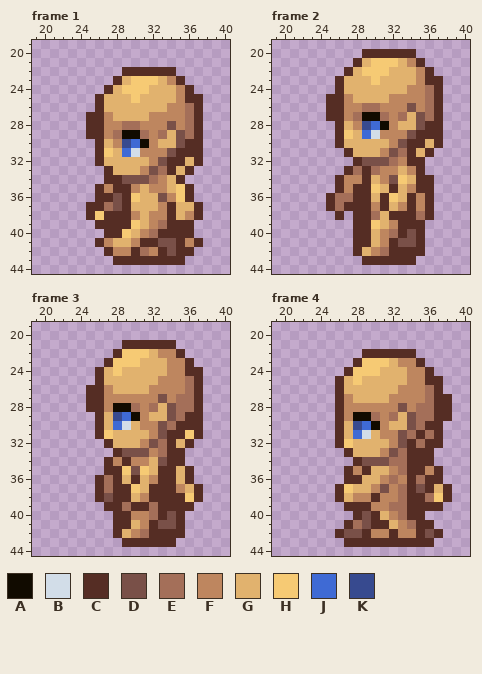
Edited in one commit: pixel-art file (RPGO.Editor/Resources/Персонаж Безоружный/All_Walk.aseprite). Above, as it was before the edit.
64x64 pixels, 6 frames. Shown: frame 1: x 19..40, y 19..44; frame 2: x 19..40, y 19..44; frame 3: x 19..40, y 19..44; frame 4: x 19..40, y 19..44. The commit also changed other frames, which this record leaves out.
Visible layers, top first: "Walk_Left", "Walk_Top", "Walk_Right".
Palette (. is transparent): A #110b00  B #d2dde8  C #552d24  D #795048  E #a46f59  F #be865f  G #e1b26e  H #f6ca74  J #3f6ad4  K #374a8f
Pixels before, frame 1, first column x 25:
22 ....CCCCCC...
23 ...CGHHHGFC..
24 ..CGHHHGGGFC.
25 .CGGGHGGGGFCC
26 .CGGGGGGGFFEC
27 CCFGGGGFFFFEC
28 CCFFEEFFFDFEC
29 CCFEAAEFEGDEC
30 .CGFKJAFGGDCC
31 .CHGJBFFFDCCC
32 .CGGGGGFDCCGC
33 ..CGGGFDECGC.
34 ..CCDDDEFGC..
35 .CFCCFGFFGHC.
36 .CCDCHGGDFHC.
37 CCEDCGGGFCGGC
38 CHCCCFGFFCGFC
39 .CCCCHGFECCC.
40 ..CCHGFECCCC.
41 .CFGGFCCDDCFC
42 ..CFFCEFCDCC.
43 ...CCCCCCCC..
Pixels before, frame 2, first column x 25:
20 ....CCCCCC...
21 ...CGHHHGFC..
22 ..CGHHHGGGFC.
23 .CGGGHGGGGFCC
24 .CGGGGGGGFFEC
25 CCFGGGGFFFFEC
26 CCFFEEFFFDFEC
27 CCFEAAEFEGDEC
28 .CGFKJAFGGDCC
29 .CHGJBFFFDCCC
30 .CGGGGGFDCCGC
31 ..CGGGFDECGC.
32 ...CDDDEFCC..
33 ..CECEFFGFC..
34 .CFFCGFDHGCC.
35 .CFCCHGCGFCC.
36 CEECCGCHGCFC.
37 CECCCFCGFCFC.
38 .C.CCEGCCCEC.
39 ...CCHGFCCC..
40 ...CCGFECDC..
41 ...CCGFCDDC..
42 ...CGFECCCC..
43 ....CCCCCC...
Pixels before, frame 3, first column x 25:
21 ....CCCCCC...
22 ...CHHHGFFC..
23 ..CHHHGGGFFC.
24 .CGHGGGGGFFCC
25 .CGGGGGGFFFEC
26 CCFGGGGFFFFEC
27 CCFFFFFFDFEEC
28 CCFAAEFEGDEEC
29 .CGKJAFGGDECC
30 .CGJBGFFDECCC
31 .CHGGGGFDCCHC
32 ..CGGGFDECGC.
33 ...CDDDFECC..
34 ..CFCFFGDCC..
35 ..CCHDHGCCGC.
36 .CECGCGFCCGC.
37 .CECCHGCCCFGC
38 .CDCCGFCCCCHC
39 ..CCECCECCCC.
40 ...CCFFECDC..
41 ...CCGFCDDC..
42 ...CGFECCCC..
43 ....CCCCCC...
Pixels before, frame 4, first column x 26:
22 ...CCCCCC....
23 ..CHHHGFFC...
24 .CHHHGGGFFC..
25 CGHGGGGGFFCC.
26 CGGGGGGFFFEC.
27 CFGGGGFFFFECC
28 CFFFFFFDFEECC
29 CFAAEFEGDEECC
30 CGKJAFGGDECC.
31 CGJBGFFDECEC.
32 CHGGGGFDCECC.
33 .CGGGFDECCC..
34 ..CDDDEECCC..
35 .CFCGGFECCFC.
36 .CCGGFEFCECC.
37 CHGGFDFECDCGC
38 CGFFCFFECCEHC
39 .CCCFFEECCCC.
40 ..CDCGFECC...
41 .CEDCCGFECC..
42 CDDCFFCFFCDC.
43 .CCCCCCCCCC..
After the commit:
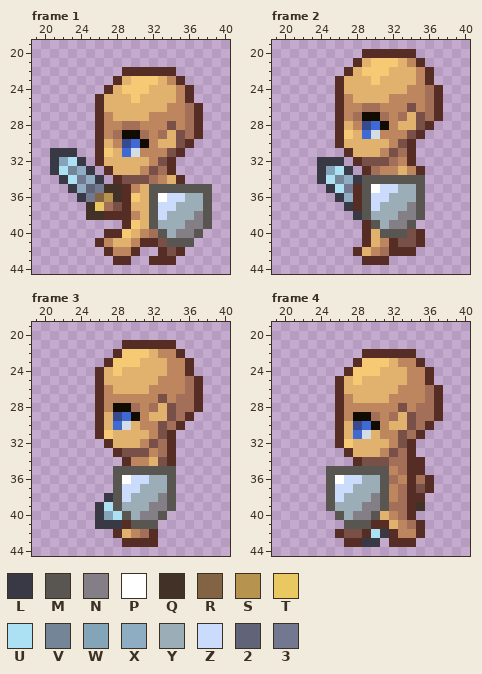
Colours new in this view: L #393845  M #595652  N #847e87  P #ffffff  Q #413126  R #826344  S #b6934e  T #e9c761  U #abe1f2  V #748597  W #84a4ba  X #8fadc2  Y #9badb7  Z #cbdbfc  2 #616379  3 #71788f
Edits made:
layer "Walk_Right" now hidden
layer "Walk_Top" now hidden
layer "Walk_Sword_Left" added
layer "Walk_Shield_Left" added
Changed rows in their new state; - is an unchanged pixel.
Frame 1:
first column x 21:
25 ----------------.-
27 ----.-------------
28 ----.-------------
29 ----.-------------
30 ----------------.-
31 LLL------------..-
32 LWUL----------...-
33 LUVXL---------..--
34 -LU3XL.-----------
35 --LX23QQ---MMMMMMM
36 ---L3RSQ---MPZZYYM
37 ----QT-----MZZYYYM
38 ----QQ-----MZYYYNM
39 -----...---MYYYNNM
40 ------------MYNNM-
41 -------------MMM.-
42 ----------..---.--
43 ---------..---.---
Frame 2:
first column x 24:
23 -------------.
25 -.------------
26 -.------------
27 -.------------
28 -------------.
29 ------------..
30 -----------...
31 -----------..-
32 LLL--------.--
33 LWUL.---------
34 LUVXLMMMMMMM.-
35 -LU3-MPZZYYM.-
36 -.LX-MZZYYYM.-
37 -..L-MZYYYNM.-
38 --.-LMYYYNNM.-
39 ----.-MYNNM.--
40 ----.--MMM----
41 ----.---------
42 -----------.--
43 --------...---
Frame 3:
first column x 25:
24 ------------.
26 .------------
27 .------------
28 .------------
29 ------------.
30 -----------..
31 ----------...
32 ----------..-
33 ----------.--
34 --..------.--
35 --.MMMMMMM..-
36 -..MPZZYYM..-
37 -..MZZYYYM...
38 -.LMZYYYNM...
39 -LUMYYYNNM..-
40 -LWUMYNNM..--
41 -LLL-MMM...--
42 --------...--
43 --------..---
Frame 4:
first column x 25:
25 ------------.-
27 -------------.
28 -------------.
29 -------------.
30 ------------.-
31 -----------..-
32 ----------...-
33 ----------..--
34 -----------.--
35 MMMMMMM----..-
36 MPZZYYM-----.-
37 MZZYYYM-----..
38 MZYYYNM----...
39 MYYYNNM---Q..-
40 -MYNNM----.---
41 --MMM------.--
42 -----UL----..-
43 ----LL.---..--
